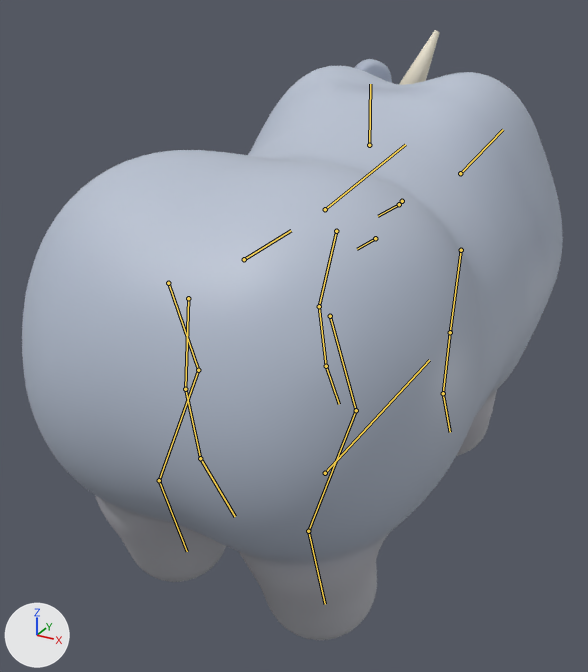
A saved change to the glTF model game/art/models/black_rhino.glb.
Camera for both pictures: a camera (50 mm lens) standing at (1.3, -2.64, 1.92) and looking at (-0.2, 0.09, 0.56). The lights are fixed; the arrows at lower left show +X, +Y and +Z. The first picture is the older version. Both versions are drawn at frame 5 of the action 'fidget'; the numbers are the values there. The bones that bend it are drawn over the model as lines.

Names of what the first picture shows: 'black_rhino_movie'.
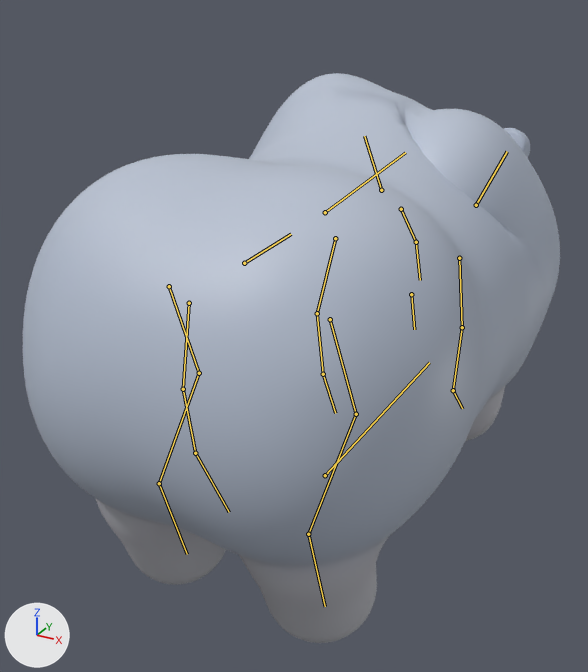
Changed parts and their boxes [x1, y1, x2, y2] in the pictures (588 x 672 px):
'black_rhino_movie', posed (7% shorter)
    before: [22, 30, 563, 640]
    after: [23, 73, 560, 643]
bone 'root', root to tip
    before: (325, 473) to (429, 360)
    after: (325, 475) to (429, 362)
bone 'chest', root to tip
    before: (325, 209) to (405, 144)
    after: (325, 212) to (405, 152)
bone 'neck', root to tip
    before: (402, 201) to (399, 204)
    after: (401, 209) to (416, 242)
bone 'head', root to tip
    before: (399, 204) to (378, 216)
    after: (416, 242) to (420, 280)
bone 'ear.L', root to tip
    before: (369, 145) to (370, 84)
    after: (381, 190) to (364, 136)
bone 'ear.R', root to tip
    before: (460, 173) to (503, 129)
    after: (476, 205) to (507, 151)
bone 'fl_upper.R', root to tip
    before: (461, 250) to (450, 332)
    after: (459, 258) to (462, 327)
bone 'fl_lower.R', root to tip
    before: (450, 332) to (443, 393)
    after: (462, 327) to (453, 390)
bone 'fl_foot.R', root to tip
    before: (443, 393) to (450, 432)
    after: (453, 390) to (462, 408)
bone 'tail1', root to tip
    before: (188, 298) to (185, 389)
    after: (189, 303) to (183, 389)

The edits, one by one:
Bone 'root' (bone_root) moves from (0.0, 0.0, 0.0) to (0.0, 0.0, -0.012).
Bone 'chest' (bone_chest) turns from (0, 0, 0) to (-2, 0, 0) degrees about its own x, y and z.
Bone 'neck' (bone_neck) turns from (9, 0, 23) to (-11, 0, 2) degrees about its own x, y and z.
Bone 'head' (bone_head) turns from (-5, 0, 17) to (-9, 0, 2) degrees about its own x, y and z.
Bone 'ear.L' (bone_ear_l) turns from (-14, 0, 0) to (0, 0, 7) degrees about its own x, y and z.
Bone 'ear.R' (bone_ear_r) turns from (-14, 0, -5) to (0, 0, 0) degrees about its own x, y and z.
Bone 'fl_upper.R' (bone_fl_upper_r) turns from (0, 0, 0) to (35, 0, 0) degrees about its own x, y and z.
Bone 'fl_lower.R' (bone_fl_lower_r) turns from (0, 0, 0) to (-41, 0, 0) degrees about its own x, y and z.
Bone 'fl_foot.R' (bone_fl_foot_r) turns from (0, 0, 0) to (26, 0, 0) degrees about its own x, y and z.
Bone 'tail1' (bone_tail1) turns from (-9, 0, -8) to (0, 0, 0) degrees about its own x, y and z.
